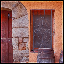
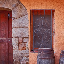
The second (64, 64) image is a revision of the first. Changes to its layers:
removed layer "high" (was overlay, 51%) over box(1, 1, 63, 63)
removed layer "border" (was dissolve) over box(0, 0, 64, 64)
